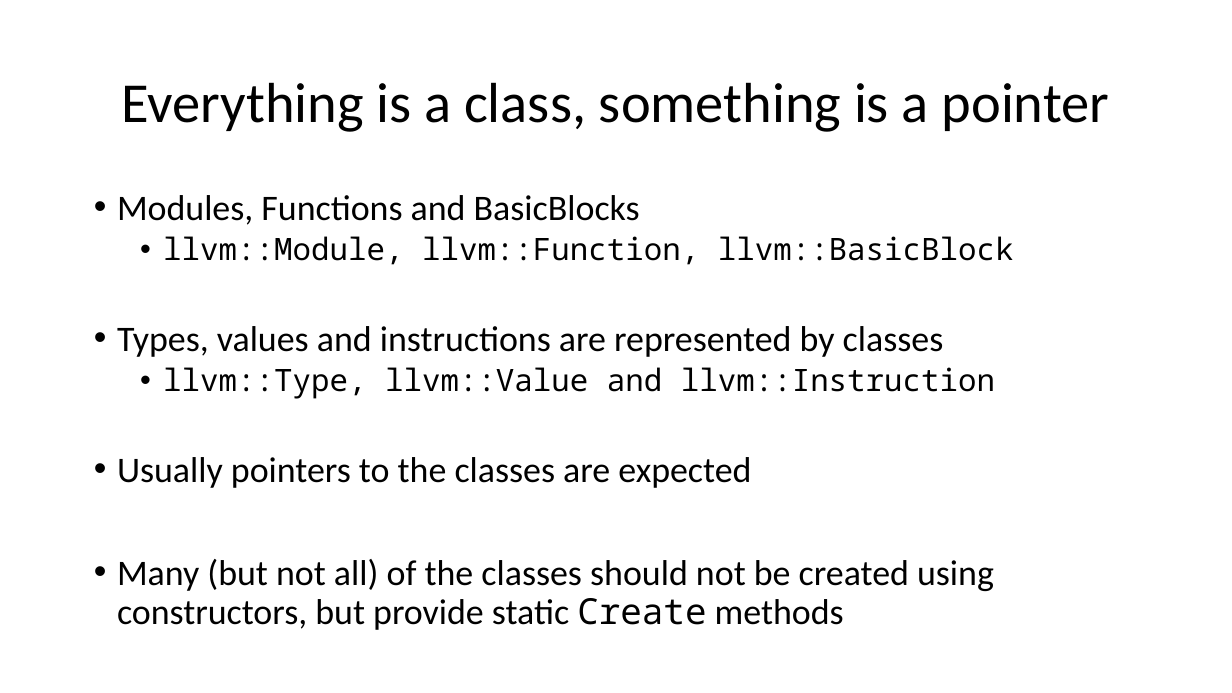
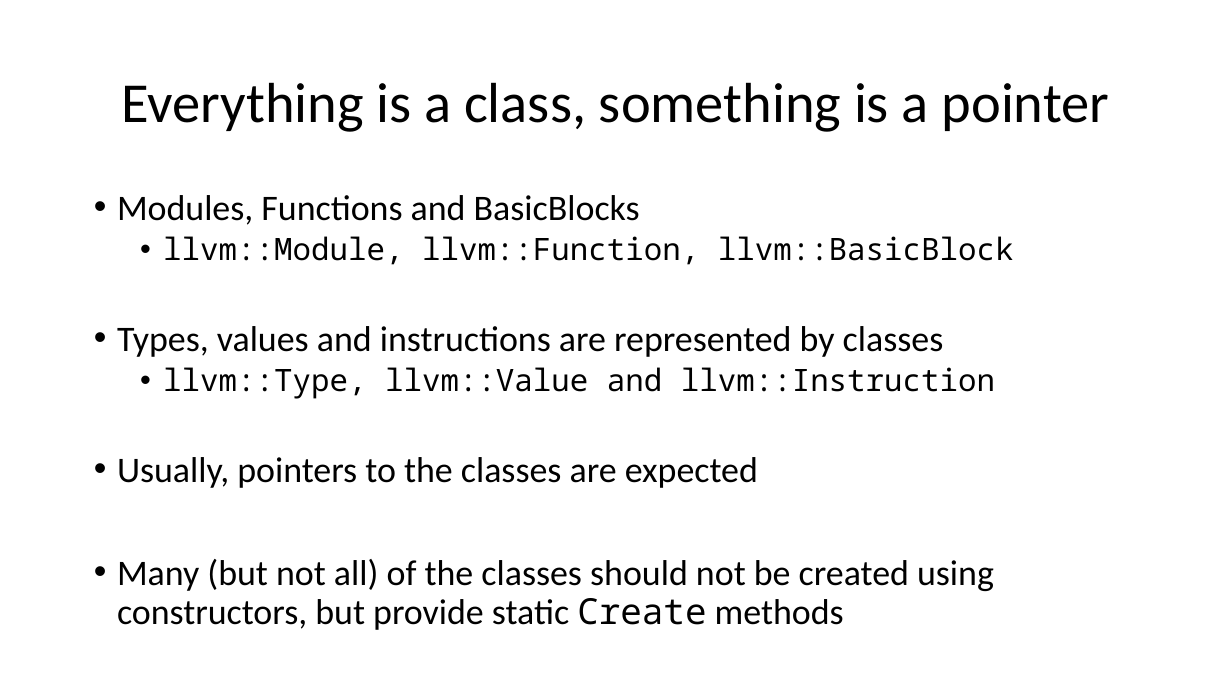
Before and after one commit to ganoliz/NI-GEN, a slide deck: slide 60 of media/NI-GEN-6.pptx. Drawn at 1232x693 pixels with LibreOffice and Linux fonts; fonts in the diff are those of the drawing. Boxes give left, top, right and bottom in pixels: in the first picture for what was removed or moved away, otherwise in the second. Text is boxed around its words. In the diff, an @@ line names an element or a change of style, - is before the commit and + after.

```diff
--- a/media/NI-GEN-6.pptx
+++ b/media/NI-GEN-6.pptx
@@ text at [117,457,758,488]: text changed @@
-• Usually pointers to the classes are expected
+• Usually, pointers to the classes are expected
```
Also in this commit, not shown: 2 other slides changed, 1 other file.
